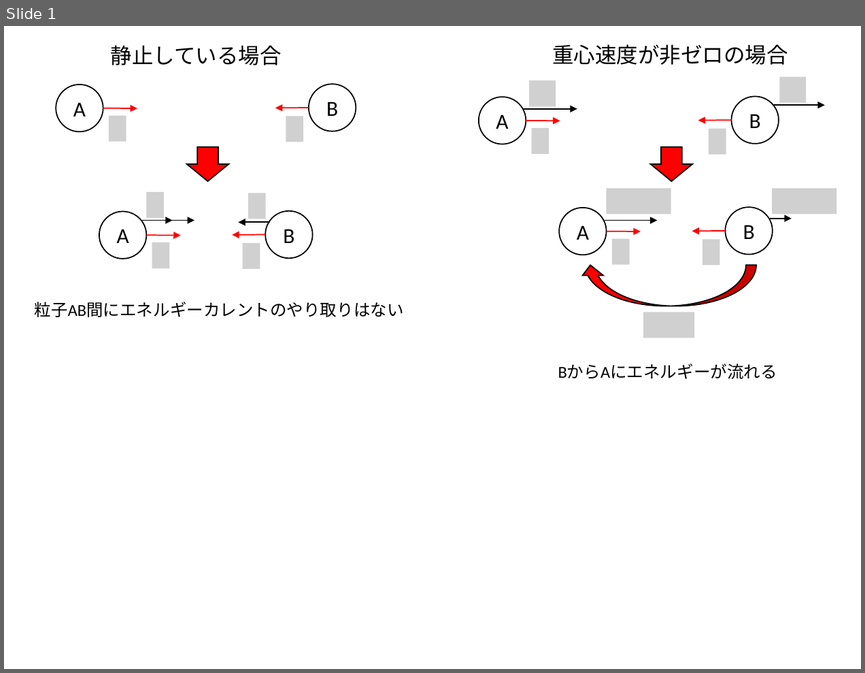
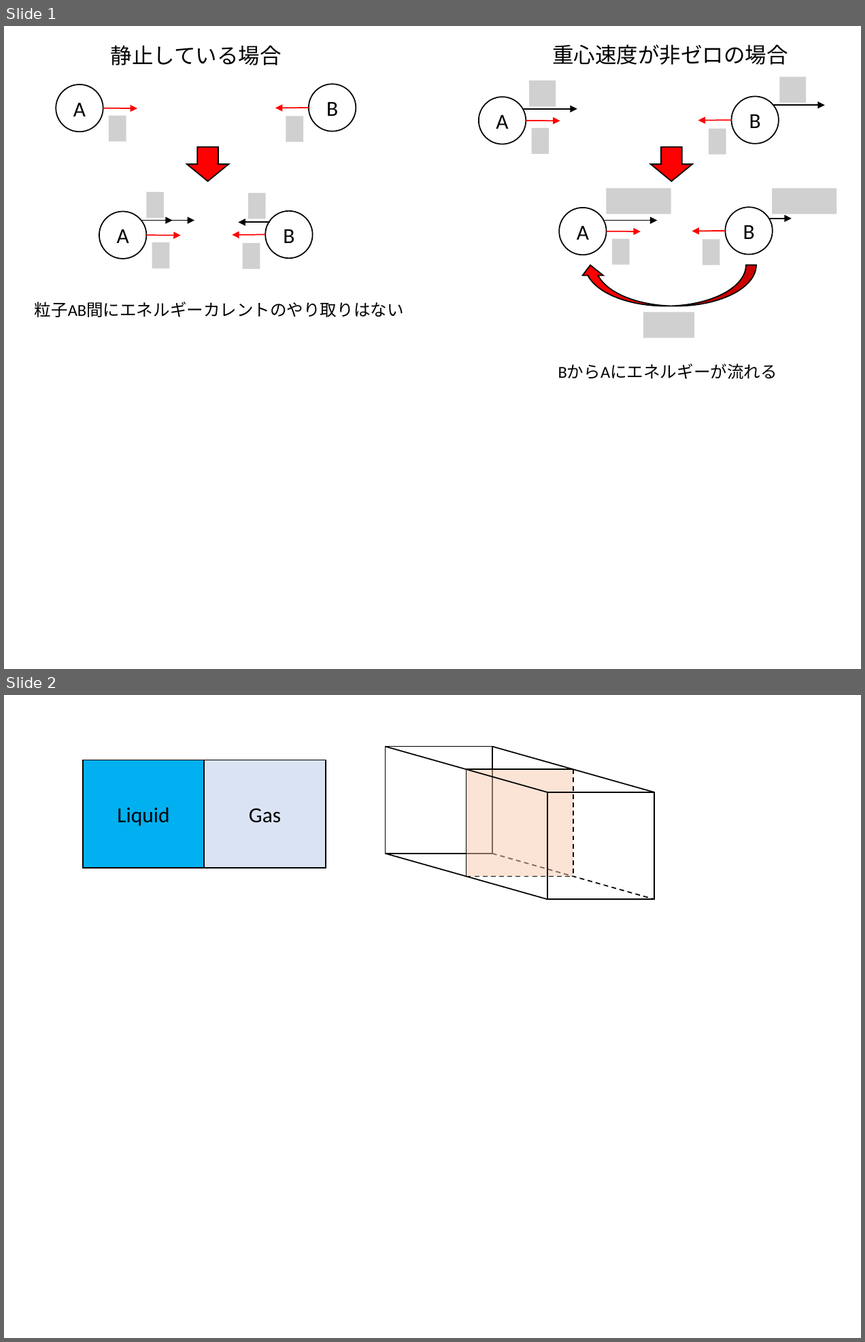
Before and after one commit to kaityo256/md2019, a slide deck: pressure/fig.pptx. Shown one above the other, each under a label of ours: slide 1 before the commit, slides 1 and 2 after it. The pictures are 865x673 and 865x1342 pixels, drawn with LibreOffice and Linux fonts; fonts in the diff are those of the drawing; grey boxes stand for pictures. Boxes give left, top, right and bottom in pixels: in the first picture for what was removed or moved away, otherwise in the second. Text is boxed around its words. In the diff, an @@ line names an element or a change of style, - is before the commit and + after.

```diff
--- a/pressure/fig.pptx
+++ b/pressure/fig.pptx
@@ slide 2 added at bbox=[4, 695, 861, 1338], background #FFFFFF @@
@@ rectangle added at bbox=[83, 760, 205, 868], fill #00B0F0, outline #000000 1 pt, 18 pt, text #000000 @@
+Liquid
@@ rectangle added at bbox=[205, 760, 326, 868], fill #DAE3F3, outline #000000 1 pt, 18 pt, text #000000 @@
+Gas
@@ group added at bbox=[385, 747, 654, 899]: 8 lines, 3 rectangles @@
```
Also in this commit, not shown: 2 other slides added, 8 other files.
